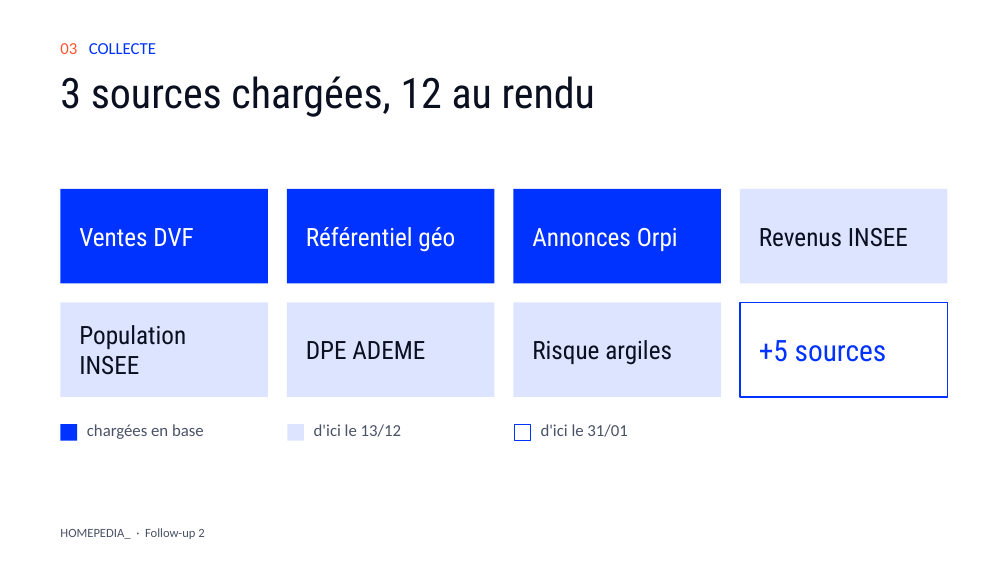
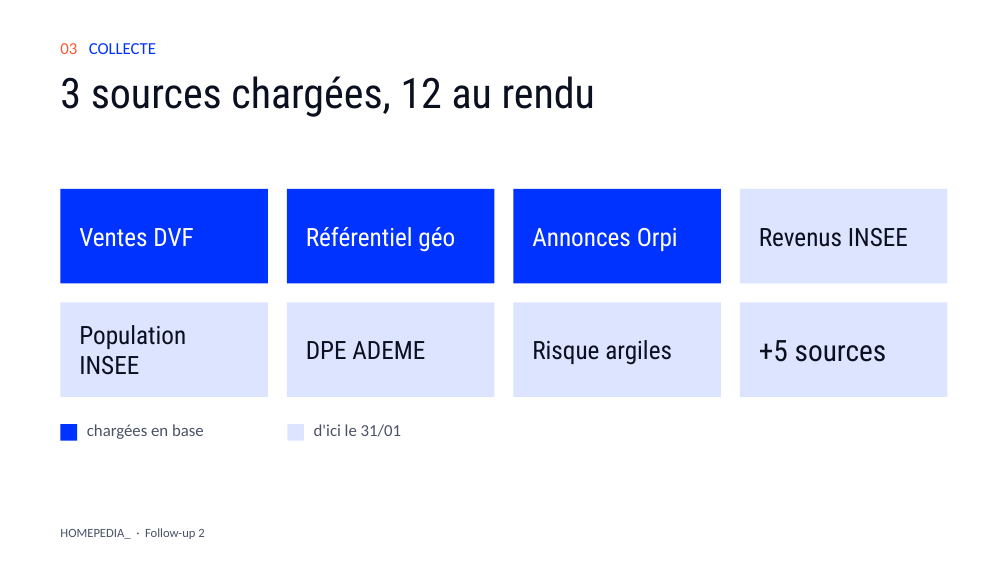
Before and after one commit to NicolasThao/T-DAT-901-Homepedia, a slide deck: slide 3 of docs/followup2/Homepedia_Follow-up_2.pptx. Drawn at 1008x567 pixels with LibreOffice and Linux fonts; fonts in the diff are those of the drawing. Boxes give left, top, right and bottom in pixels: in the first picture for what was removed or moved away, otherwise in the second. Text is boxed around its words. In the diff, an @@ line names an element or a change of style, - is before the commit and + after.

```diff
--- a/docs/followup2/Homepedia_Follow-up_2.pptx
+++ b/docs/followup2/Homepedia_Follow-up_2.pptx
@@ rectangle at [740, 302, 948, 397]: fill none to #DCE4FF; outline #0033FF 1.5 pt to none @@
@@ text "+5 sources" at [759, 340, 887, 362]: text colour #0033FF to #0B1020 @@
@@ text at [314, 424, 401, 437]: text changed @@
-d'ici le 13/12
+d'ici le 31/01
@@ rectangle removed at [514, 424, 531, 441] @@
@@ text removed at [541, 424, 627, 437] @@
-d'ici le 31/01
```
Also in this commit, not shown: 5 other slides changed, 1 slide added, 10 other files.
